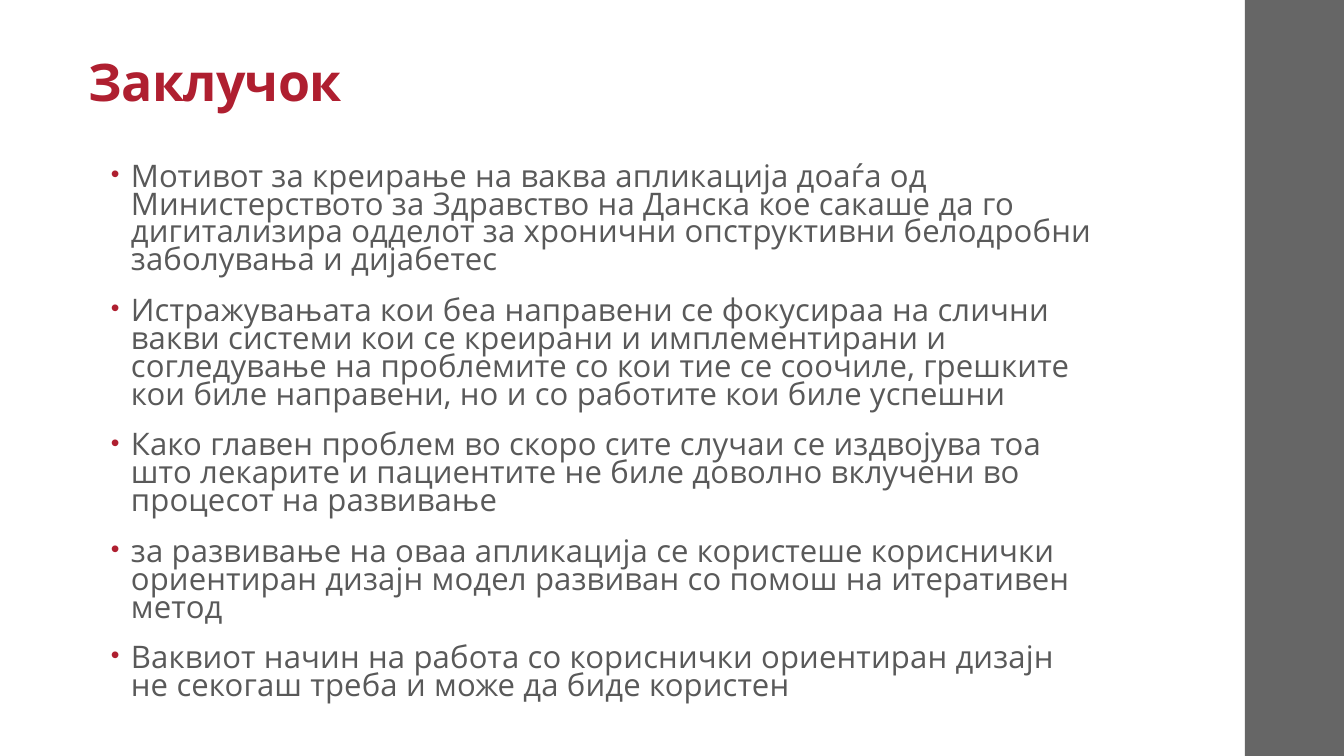
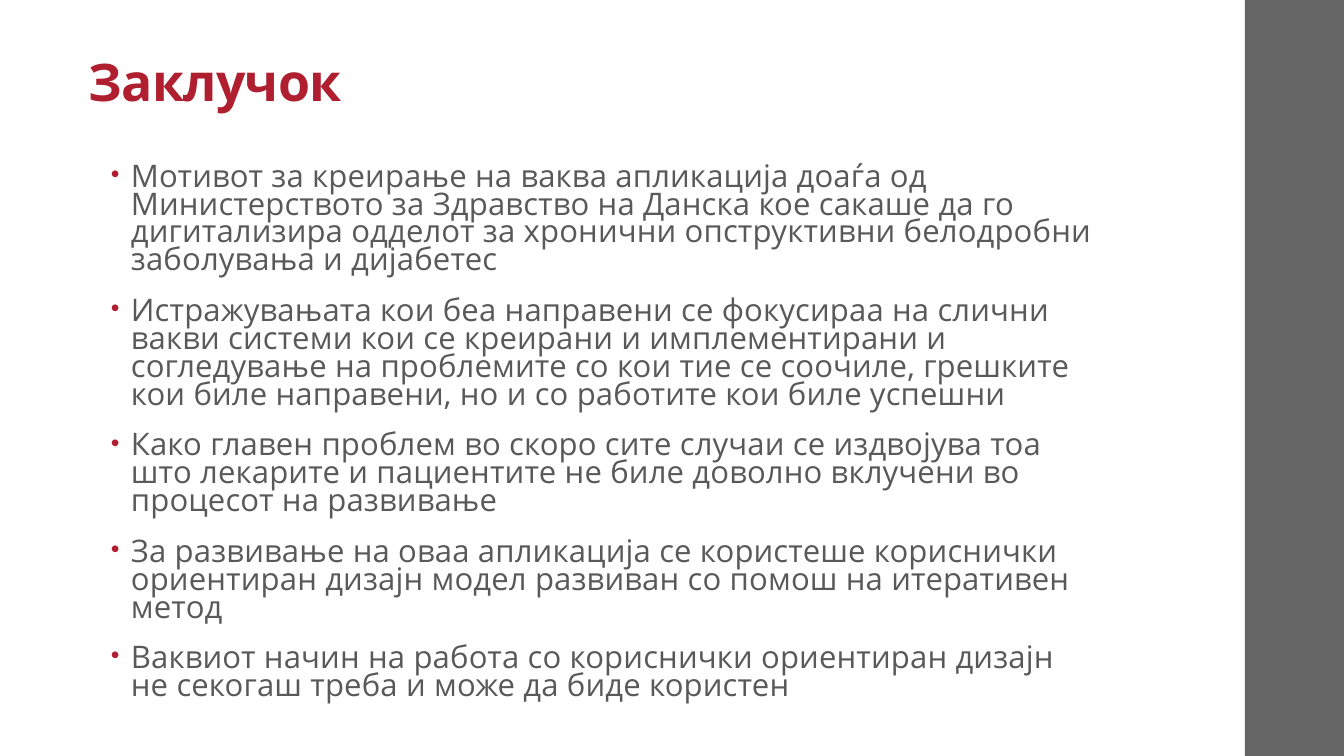
Before and after one commit to AlenDosev/Master, a slide deck: slide 29 of Masters.pptx (slide 33 before the commit). Drawn at 1344x756 pixels with LibreOffice and Linux fonts; fonts in the diff are those of the drawing. Boxes give left, top, right and bottom in pixels: in the first picture for what was removed or moved away, otherwise in the second. Text is boxed around its words. In the diff, an @@ line names an element or a change of style, - is before the commit and + after.

```diff
--- a/Masters.pptx
+++ b/Masters.pptx
@@ text at box(131, 539, 1069, 624): text changed @@
-• за развивање на оваа апликација се користеше кориснички ориентиран дизајн модел развиван со помош на итеративен метод
+• За развивање на оваа апликација се користеше кориснички ориентиран дизајн модел развиван со помош на итеративен метод
```
Also in this commit, not shown: 4 other slides changed, 4 slides removed, 1 other file.
